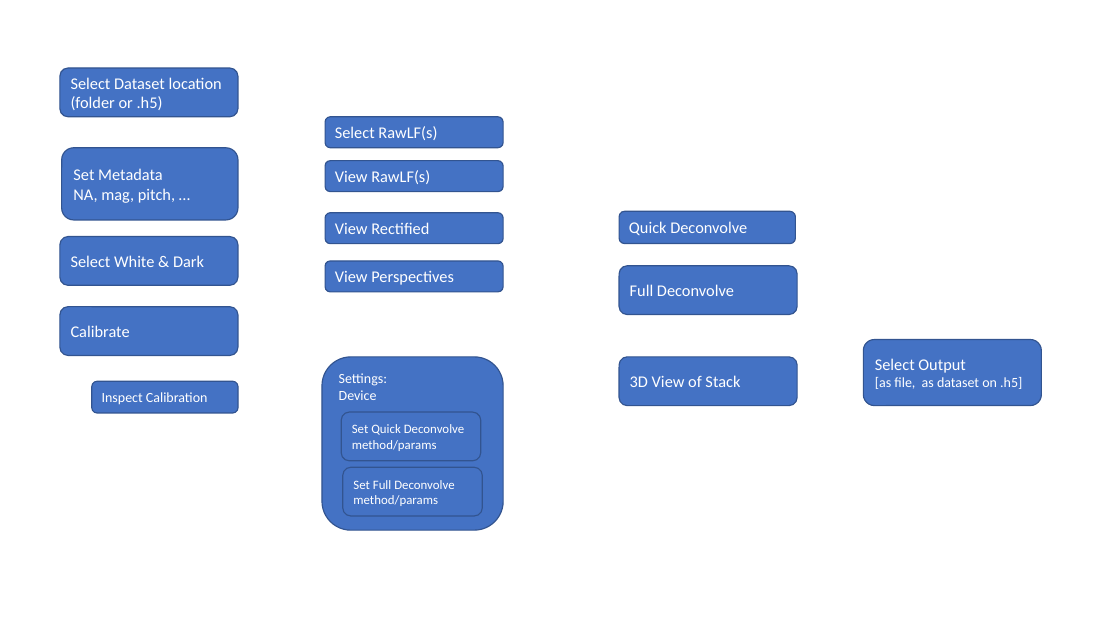
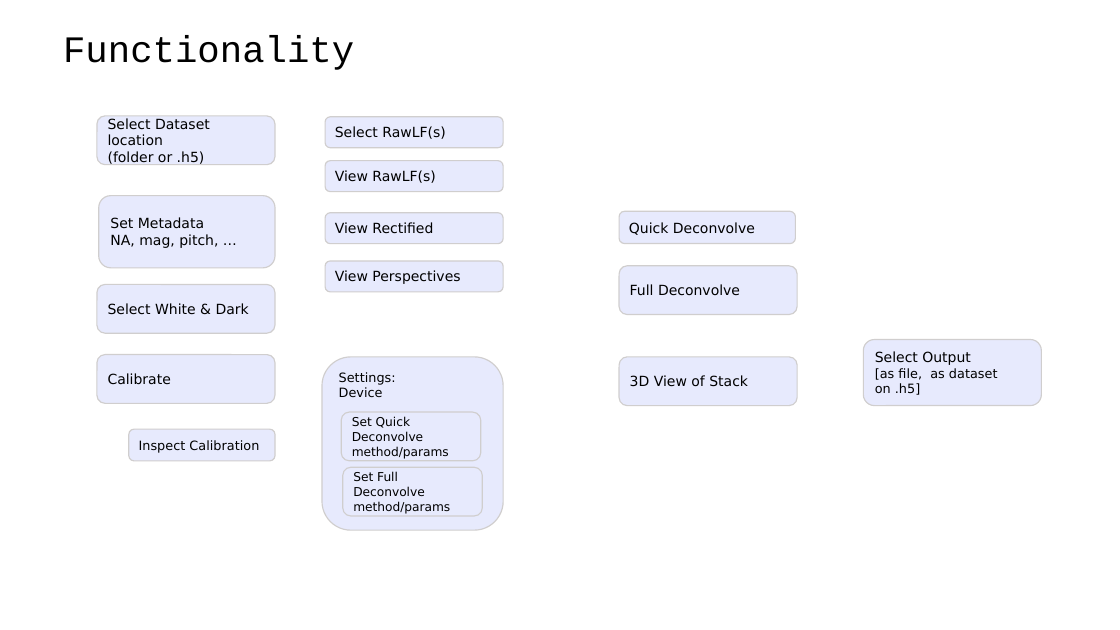
Before and after one commit to PolarizedLightFieldMicroscopy/Documents, a slide deck: slide 7 of LFI plugin/LFM Toolbox.pptx (slide 12 before the commit). Drawn at 1120x630 pixels with LibreOffice and Linux fonts; fonts in the diff are those of the drawing. Boxes give left, top, right and bottom in pixels: in the first picture for what was removed or moved away, otherwise in the second. Text is boxed around its words. In the diff, an @@ line names an element or a change of style, - is before the commit and + after.

```diff
--- a/LFI plugin/LFM Toolbox.pptx
+++ b/LFI plugin/LFM Toolbox.pptx
@@ title added at box(63, 35, 354, 70), 32 pt, text #000000 @@
+Functionality
@@ size 14 to 12 pt, font Calibri to DejaVu Sans, text colour #FFFFFF to #000000; fill #4472C4 to #E7EAFD; outline #325491 1 pt to #D0CECE 1 pt in 11 elements at box(325, 117, 503, 148), box(325, 213, 503, 244), box(619, 266, 797, 314), box(619, 357, 797, 406), box(325, 261, 503, 292), box(619, 212, 796, 244), box(325, 160, 503, 192), box(97, 285, 275, 334), box(97, 116, 275, 165), box(97, 355, 275, 403), box(99, 196, 276, 268) @@
@@ rounded rectangle "Set Metadata": place and size @@
-rounded rectangle "Set Metadata" at box(61, 148, 238, 220)
+rounded rectangle "Set Metadata" at box(99, 196, 276, 268)
@@ 4 rounded rectangles: place and size @@
-4 rounded rectangles at box(60, 68, 238, 413)
+4 rounded rectangles at box(97, 116, 275, 461)
@@ rounded rectangle "Settings:" at box(322, 357, 503, 530): size 12 to 11 pt, font Calibri to DejaVu Sans, text colour #FFFFFF to #000000; fill #4472C4 to #E7EAFD; outline #325491 1 pt to #D0CECE 1 pt @@
@@ rounded rectangle "Select Output" at box(864, 339, 1042, 406): size 14 to 12 pt in "Select Output"; font Calibri to DejaVu Sans, text colour #FFFFFF to #000000; size 12 to 11 pt in "[as file, as dataset on .h5]"; fill #4472C4 to #E7EAFD; outline #325491 1 pt to #D0CECE 1 pt @@
@@ rounded rectangle "Set Quick Deconvolve method/params" at box(341, 413, 481, 461): size 11 to 10.5 pt, font Calibri to DejaVu Sans, text colour #FFFFFF to #000000; fill #4472C4 to #E7EAFD; outline #325491 1 pt to #D0CECE 1 pt @@
@@ rounded rectangle "Inspect Calibration" at box(129, 429, 275, 461): size 12 to 11 pt, font Calibri to DejaVu Sans, text colour #FFFFFF to #000000; fill #4472C4 to #E7EAFD; outline #325491 1 pt to #D0CECE 1 pt @@
@@ rounded rectangle "Set Full Deconvolve method/params" at box(343, 467, 482, 516): size 11 to 10.5 pt, font Calibri to DejaVu Sans, text colour #FFFFFF to #000000; fill #4472C4 to #E7EAFD; outline #325491 1 pt to #D0CECE 1 pt @@
```
Also in this commit, not shown: 16 other slides changed, 23 slides added, 6 slides removed, 5 other files.
